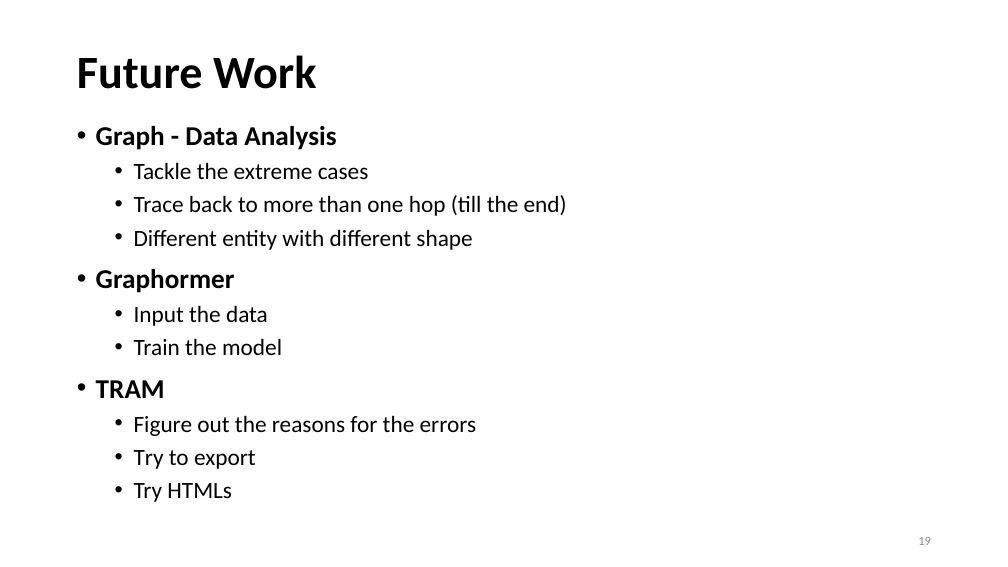
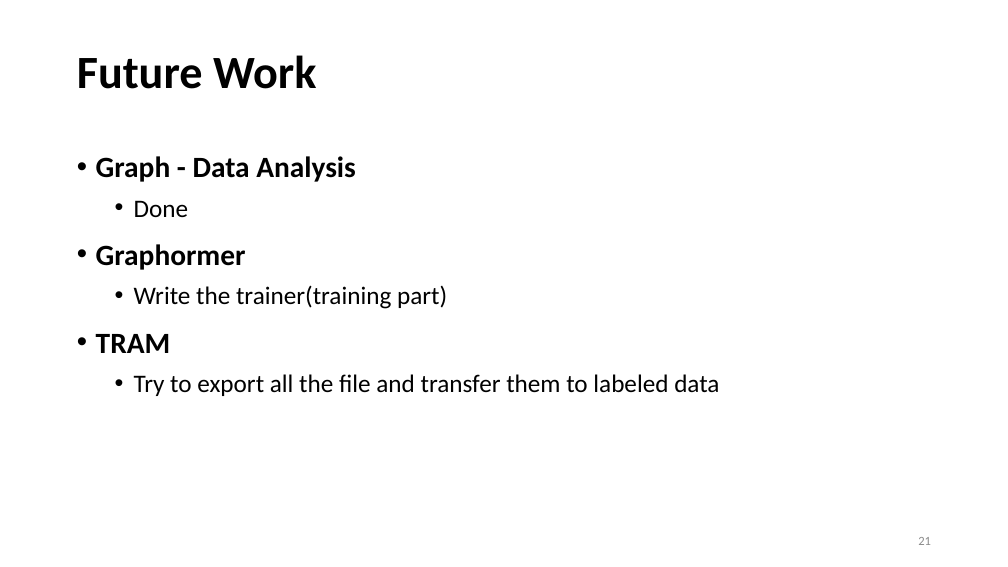
Before and after one commit to Bai1026/Intern-IIS, a slide deck: slide 21 of Meeting/Presentation_0802.pptx (slide 19 before the commit). Drawn at 1008x567 pixels with LibreOffice and Linux fonts; fonts in the diff are those of the drawing. Boxes give left, top, right and bottom in pixels: in the first picture for what was removed or moved away, otherwise in the second. Text is boxed around its words. In the diff, an @@ line names an element or a change of style, - is before the commit and + after.

```diff
--- a/Meeting/Presentation_0802.pptx
+++ b/Meeting/Presentation_0802.pptx
@@ text "Graph - Data Analysis": place and size @@
-text "Graph - Data Analysis" at [96, 126, 567, 502]
+text "Graph - Data Analysis" at [96, 156, 719, 396]
@@ text at [96, 156, 356, 353]: size 25.9 to 28 pt in "Graph - Data Analysis", "Graphormer", "TRAM"; line spacing 1 to 1.1 @@
@@ text at [134, 200, 189, 217]: text changed; size 22.2 to 24 pt @@
-  • Tackle the extreme cases
-  • Trace back to more than one hop (till the end)
-  • Different entity with different shape
+  • Done
@@ text at [134, 285, 447, 309]: text changed; size 22.2 to 24 pt @@
-  • Input the data
-  • Train the model
+  • Write the trainer(training part)
@@ text at [134, 374, 719, 396]: text changed; size 22.2 to 24 pt @@
-  • Figure out the reasons for the errors
-  • Try to export
-  • Try HTMLs
+  • Try to export all the file and transfer them to labeled data
@@ page number at [918, 537, 931, 545]: text changed @@
-19
+21
```
Also in this commit, not shown: 6 other slides changed, 12 slides added, 9 slides removed, 47 other files.
